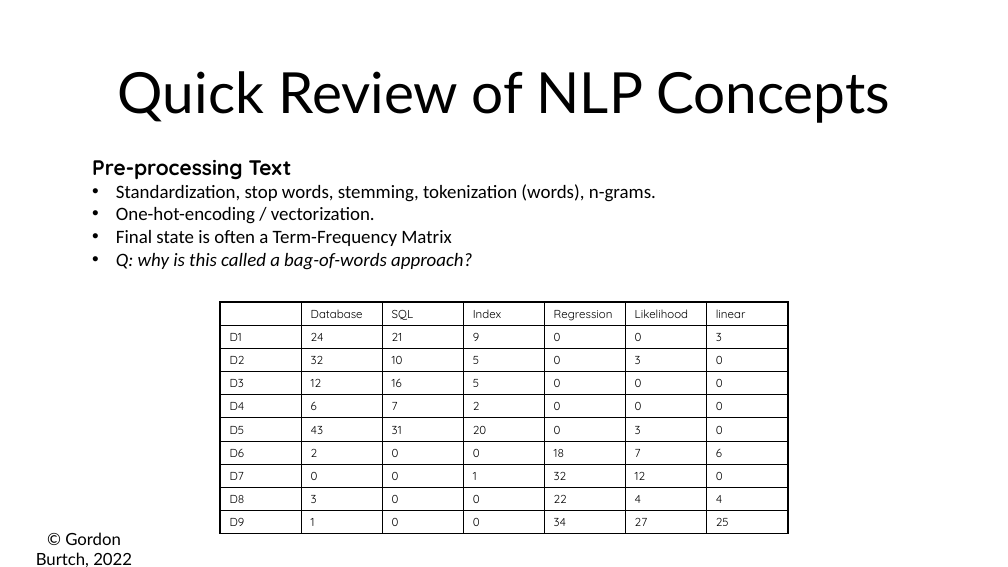
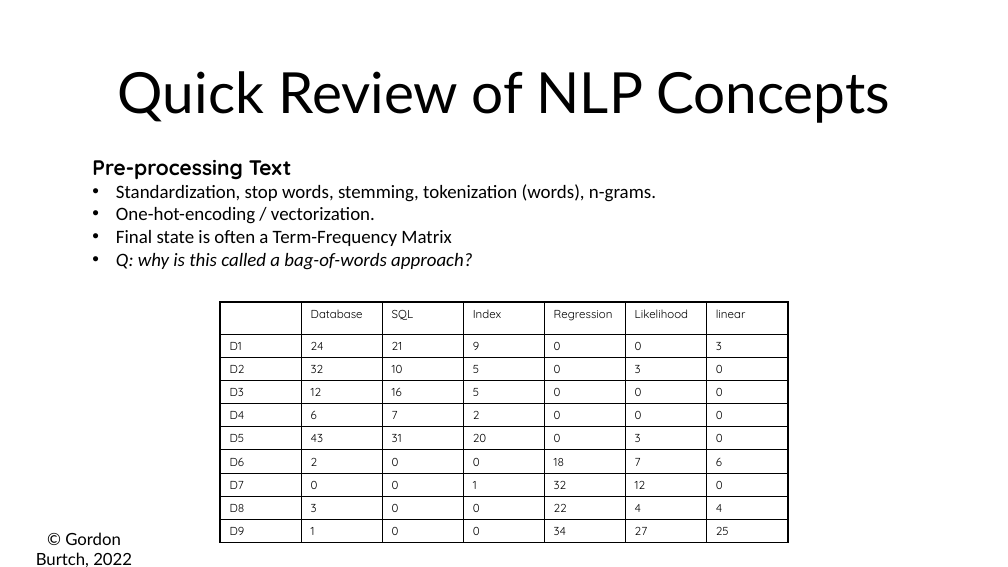
Before and after one commit to ymei9/BA865-2022, a slide deck: slide 3 of Week 6/06b - RNNs for Text.pptx. Drawn at 1008x567 pixels with LibreOffice and Linux fonts; fonts in the diff are those of the drawing. Boxes give left, top, right and bottom in pixels: in the first picture for what was removed or moved away, otherwise in the second. Text is boxed around its words. In the diff, an @@ line names an element or a change of style, - is before the commit and + after.

```diff
--- a/Week 6/06b - RNNs for Text.pptx
+++ b/Week 6/06b - RNNs for Text.pptx
@@ table at (220,302,786,550) @@
@@ less space between paragraphs @@
```
Also in this commit, not shown: 4 other slides changed, 7 other files.
